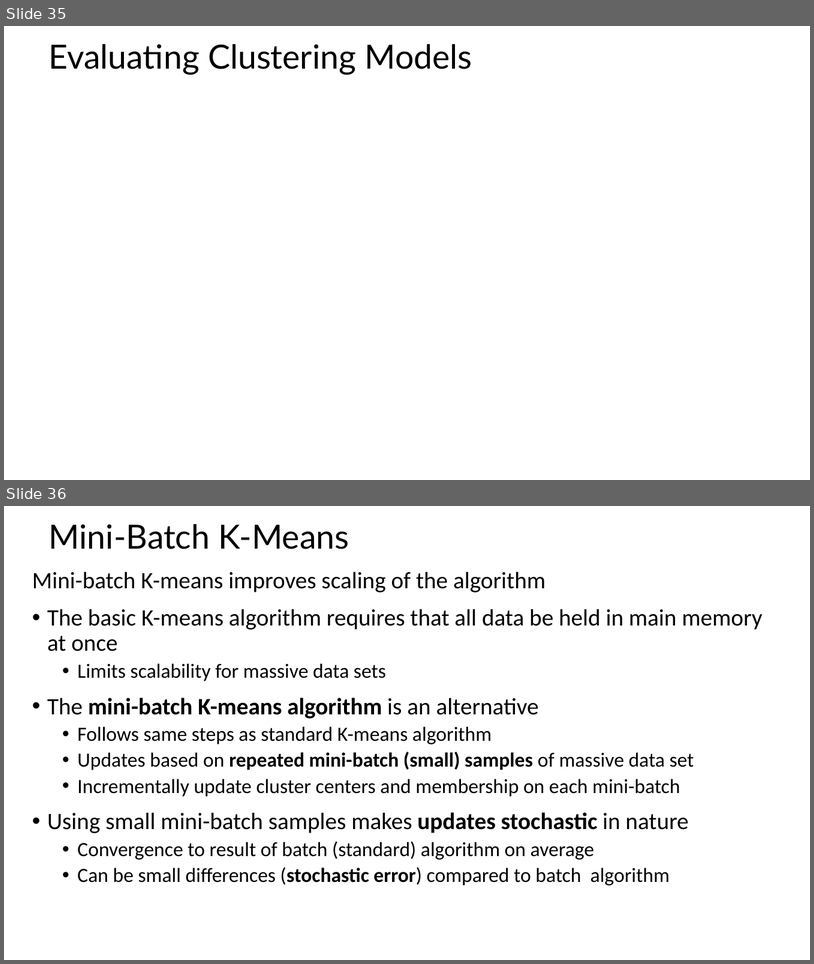
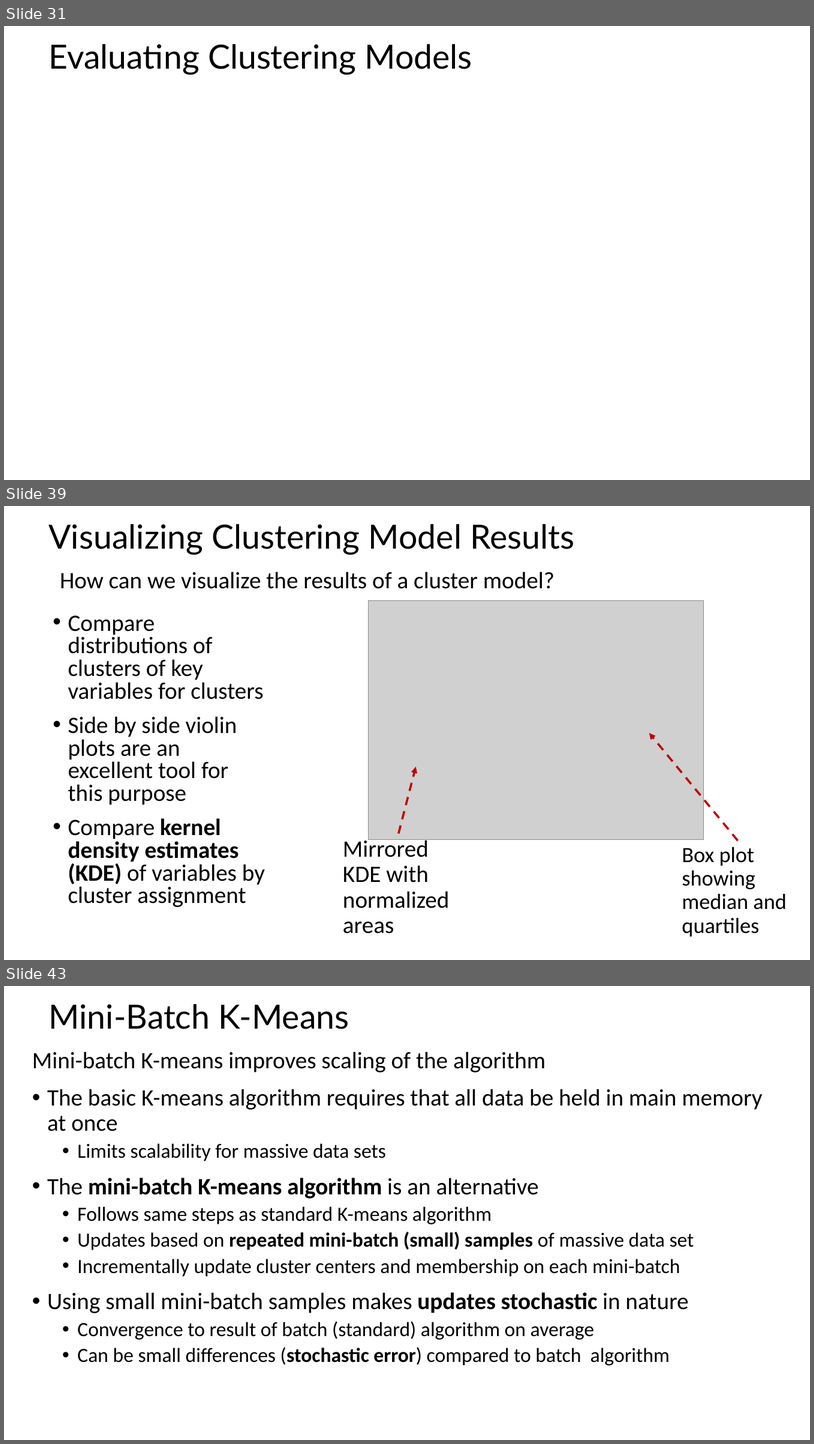
Before and after one commit to StephenElston/CSCI-E-108, a slide deck: slides/9_IntroductionToClustering_Part1.pptx. Shown one above the other, each under a label of ours: slides 35 and 36 before the commit, slides 31, 39 and 43 after it; the slides between them are not shown. The pictures are 814x964 and 814x1444 pixels, drawn with LibreOffice and Linux fonts; fonts in the diff are those of the drawing; grey boxes stand for pictures. Boxes give left, top, right and bottom in pixels: in the first picture for what was removed or moved away, otherwise in the second. Text is boxed around its words. In the diff, an @@ line names an element or a change of style, - is before the commit and + after.

```diff
--- a/slides/9_IntroductionToClustering_Part1.pptx
+++ b/slides/9_IntroductionToClustering_Part1.pptx
@@ slide 39 added at [4,506,810,960], background #FFFFFF @@
@@ title added at [48,524,575,555], 39.6 pt, text #000000 @@
+Visualizing Clustering Model Results
@@ text added at [60,571,555,589], 28 pt, text #000000 @@
+How can we visualize the results of a cluster model?
@@ picture added at [369,600,704,840] @@
@@ text added at [68,615,265,907], 28 pt, text #000000 @@
+• Compare distributions of clusters of key variables for clusters
+• Side by side violin plots are an excellent tool for this purpose
+• Compare kernel density estimates (KDE) of variables by cluster assignment
@@ arrow added from (738, 841) to (650, 733), #C00000 2.5 pt dashed @@
@@ arrow added from (399, 833) to (416, 767), #C00000 2.5 pt dashed @@
@@ text added at [343,837,449,933], 28 pt, text #000000 @@
+Mirrored KDE with normalized areas
@@ text added at [682,846,786,936], 25.9 pt, text #000000 @@
+Box plot showing median and quartiles
@@ what was slide 35 is now slide 31 @@
@@ what was slide 36 is now slide 43 @@
```
Also in this commit, not shown: 12 slides changed, 12 other slides added.
